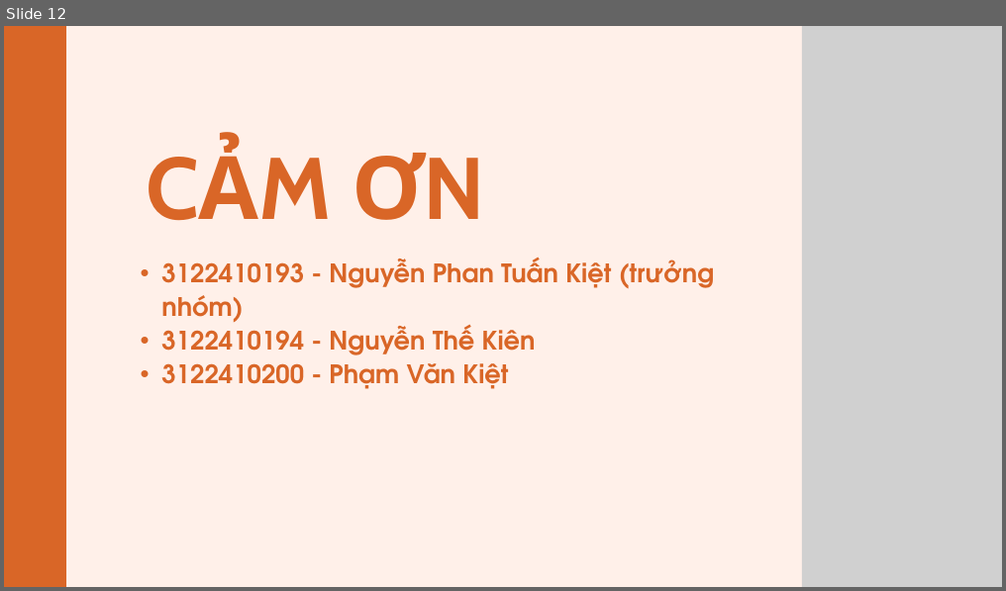
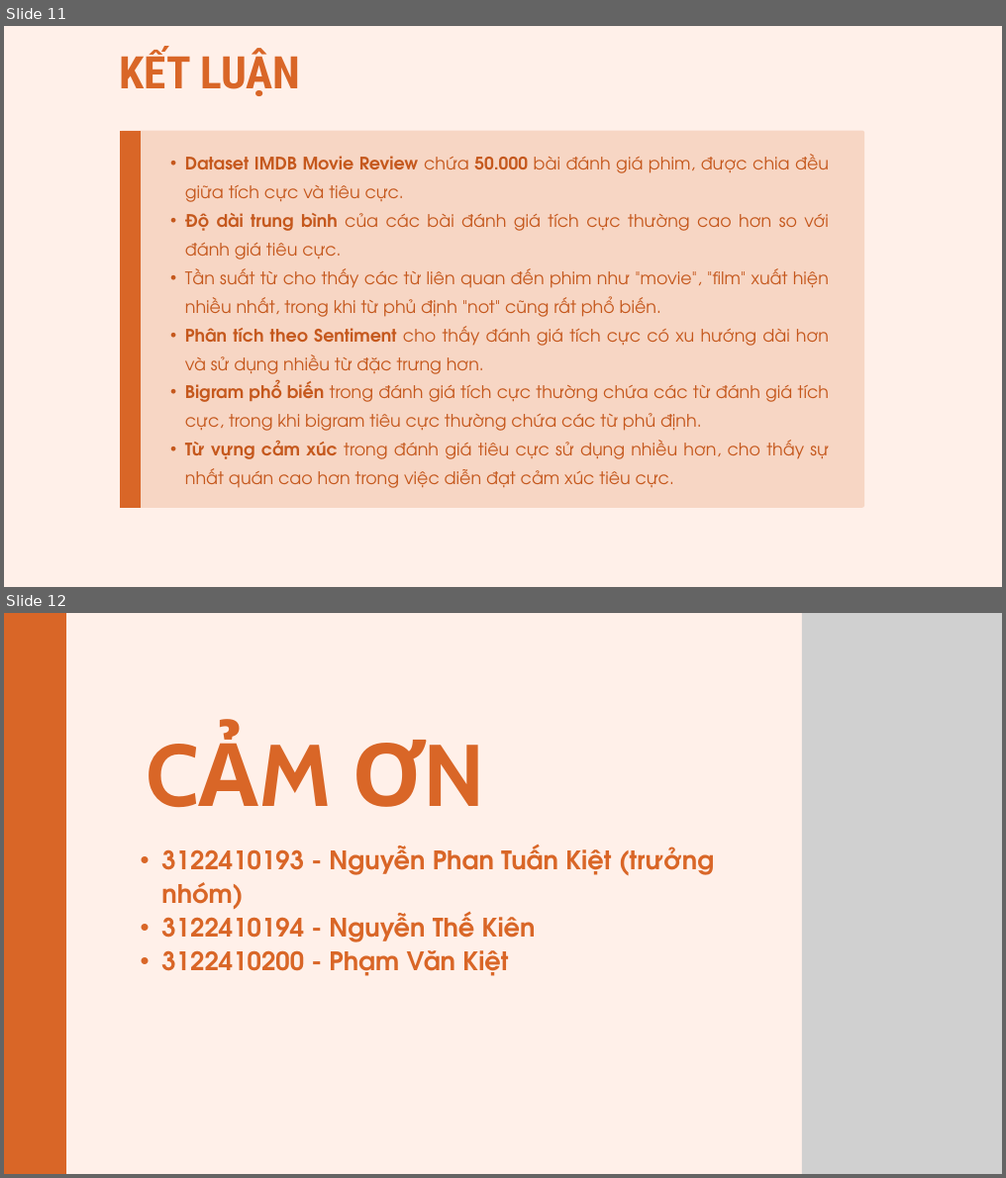
Before and after one commit to kietng04/NCKH, a slide deck: Bài 4 - Khảo sát đề tài/EDA Analyst.pptx. Shown one above the other, each under a label of ours: slide 12 before the commit, slides 11 and 12 after it. The pictures are 1006x591 and 1006x1178 pixels, drawn with LibreOffice and Linux fonts; fonts in the diff are those of the drawing; grey boxes stand for pictures. Boxes give left, top, right and bottom in pixels: in the first picture for what was removed or moved away, otherwise in the second. Text is boxed around its words. In the diff, an @@ line names an element or a change of style, - is before the commit and + after.

```diff
--- a/Bài 4 - Khảo sát đề tài/EDA Analyst.pptx
+++ b/Bài 4 - Khảo sát đề tài/EDA Analyst.pptx
@@ slide 11 added at <box>4,26,1002,587</box>, background #FFF0E9 @@
@@ text added at <box>120,48,300,96</box>, 64.8 pt, text #D96627, bold @@
+KẾT LUẬN
@@ freeform shape added at <box>120,130,141,508</box>, fill #D96627 @@
@@ freeform shape added at <box>120,130,864,508</box>, fill #D96627 at 19% opacity @@
@@ text added at <box>185,154,829,488</box>, 25 pt, text #C5581D @@
+  • Dataset IMDB Movie Review chứa 50.000 bài đánh giá phim, được chia đều giữa tích cực và tiêu cực.
+  • Độ dài trung bình của các bài đánh giá tích cực thường cao hơn so với đánh giá tiêu cực.
+  • Tần suất từ cho thấy các từ liên quan đến phim như "movie", "film" xuất hiện nhiều nhất, trong khi từ phủ định "not" cũng rất phổ biến.
+  • Phân tích theo Sentiment cho thấy đánh giá tích cực có xu hướng dài hơn và sử dụng nhiều từ đặc trưng hơn.
+  • Bigram phổ biến trong đánh giá tích cực thường chứa các từ đánh giá tích cực, trong khi bigram tiêu cực thường chứa các từ phủ định.
+  • Từ vựng cảm xúc trong đánh giá tiêu cực sử dụng nhiều hơn, cho thấy sự nhất quán cao hơn trong việc diễn đạt cảm xúc tiêu cực.
```
Also in this commit, not shown: 4 slides changed, 6 other slides added, 7 slides removed.
